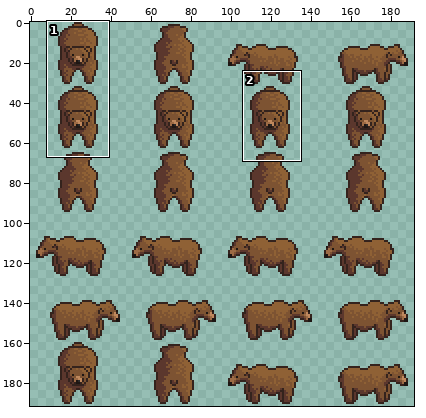
Pixel-art file, stored at Assets/Content/Races/bear/bear.aseprite. The picture above shows the old version from afar; the outline marks the close-up.
Close-up. As it was:
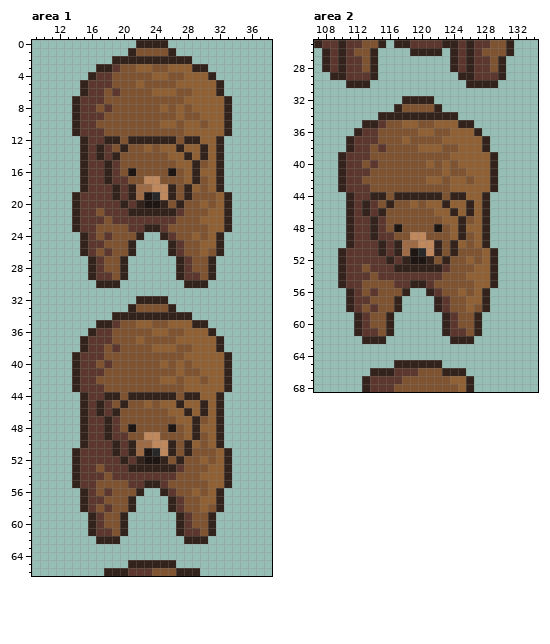
192x192 pixels, 1 frame. Shown: area 1: x 9..38, y 0..66; area 2: x 107..134, y 25..68. The commit also changed other parts of the picture, which this record leaves out.
After:
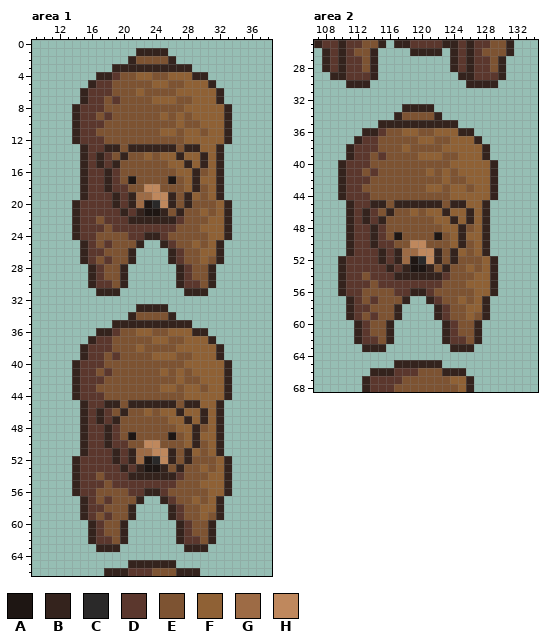
Palette (. is transparent): A #1e1613  B #34231d  C #2a2929  D #5b372d  E #7d5332  F #8f6135  G #9d6b45  H #bf885d
The exact change:
Changed rows in their new state; - is an unchanged pixel.
Area 1:
first column x 14:
 0 --------....--------
 1 -------.BBBB.-------
 2 -----..-EEEE-..-----
 3 ---..BBBBBBBBBB..---
 4 --.BBD--FFEEFF-BB.--
 5 -.B-----E-FF-E---B.-
 6 ----DE--F-EEEFF-----
 7 .B---D----FFF-E---B.
 8 ---DE------E-EF-----
 9 ---ED------F---F----
10 ---D-------EEFEEF---
11 ---E-------FF---E---
12 BD--EE-EEEEEE-FF--FB
13 ---DBBEBBBBBBEBBF---
14 -----EB--F-F-BF-----
15 ---BDB------F-BFB---
16 -------E----EF--E---
17 ------EA-EE-A---F---
18 ----BD-EEH-EE-FB----
19 .B-------GH----F-FB.
20 -----BDBG-CHBEB-E---
21 ---D--BD-AA-EB--FE--
22 ---ED--BBBBBBD--E---
23 ---D-DD--DD-D---F---
24 BD--E--DDBBDE--E--FB
25 ---ED--EB--BDE-FE---
26 ---DE------------F--
27 -BDED-EB----BDE-FEB-
29 ----E----------E----
30 --BDDEB------BDDEB--
31 ---BBB--------BBB---
32 --------....--------
33 -------.BBBB.-------
34 -----..-EEEE-..-----
35 ---..BBBBBBBBBB..---
36 --.BBD--FFEEFF-BB.--
37 -.B-----E-FF-E---B.-
38 ----DE--F-EEEFF-----
39 .B---D----FFF-E---B.
40 ---DE------E-EF-----
41 ---ED------F---F----
42 ---D-------EEFEEF---
43 ---E-------FF---E---
44 BD--EE-EEEEEE-FF--FB
45 ---DBBEBBBBBBEBBF---
46 -----EB--F-F-BF-----
47 ---BDB------F-BFB---
48 -------E----EF--E---
49 ------EA-EE-A---F---
50 ----BD-EEH-EE-FB----
51 .B-------GH----F-FB.
52 -----BDBG-CHBEB-E---
53 ---D--BD-AA-EB--FE--
54 ---ED--BBBBBBD--E---
55 ---D-DD--DD-D---F---
56 BD--E--DDBBDE--E--FB
57 ---ED--EB--BDE-FE---
58 ---DE------------F--
59 -BDED-EB----BDE-FEB-
61 ----E----------E----
62 --BDDEB------BDDEB--
63 ---BBB--------BBB---
Area 2:
first column x 110:
32 --------....--------
33 -------.BBBB.-------
34 -----..-EEEE-..-----
35 ---..BBBBBBBBBB..---
36 --.BBD--FFEEFF-BB.--
37 -.B-----E-FF-E---B.-
38 ----DE--F-EEEFF-----
39 .B---D----FFF-E---B.
40 ---DE------E-EF-----
41 ---ED------F---F----
42 ---D-------EEFEEF---
43 ---E-------FF---E---
44 BD--EE-EEEEEE-FF--FB
45 ---DBBEBBBBBBEBBF---
46 -----EB--F-F-BF-----
47 ---BDB------F-BFB---
48 -------E----EF--E---
49 ------EA-EE-A---F---
50 ----BD-EEH-EE-FB----
51 .B-------GH----F-FB.
52 -----BDBG-CHBEB-E---
53 ---D--BD-AA-EB--FE--
54 ---ED--BBBBBBD--E---
55 ---D-DD--DD-D---F---
56 BD--E--DDBBDE--E--FB
57 ---ED--EB--BDE-FE---
58 ---DE------------F--
59 -BDED-EB----BDE-FEB-
61 ----E----------E----
62 --BDDEB------BDDEB--
63 ---BBB--------BBB---
Pixel boxes of the changes (left, top, right, bottom) in both close-ups:
changed: (72, 40, 232, 552)
changed: (338, 96, 498, 352)
